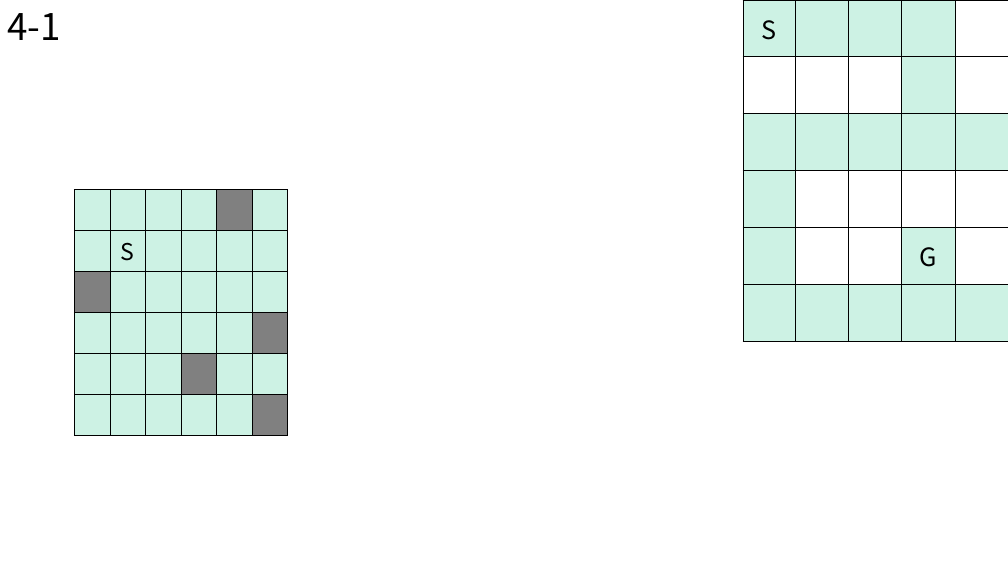
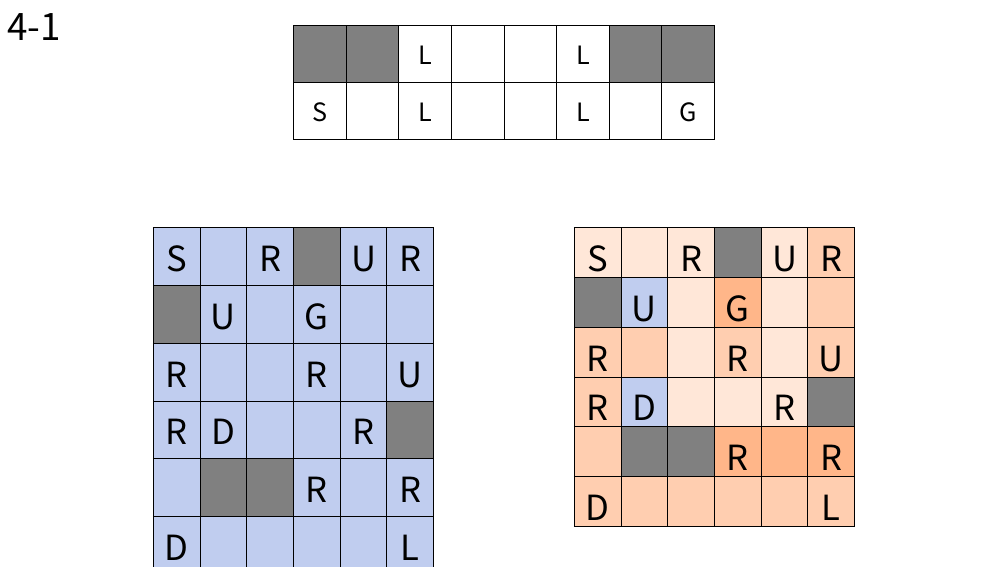
Before and after one commit to BSF0124/Brain-Control, a slide deck: slide 26 of etc/레벨디자인.pptx. Drawn at 1008x567 pixels with LibreOffice and Linux fonts; fonts in the diff are those of the drawing. Boxes give left, top, right and bottom in pixels: in the first picture for what was removed or moved away, otherwise in the second. Text is boxed around its words. In the diff, an @@ line names an element or a change of style, - is before the commit and + after.

```diff
--- a/etc/레벨디자인.pptx
+++ b/etc/레벨디자인.pptx
@@ table added at box(293, 26, 717, 284), 2 rows, 8 columns @@
+ |  | L |  |  | L |  | 
+S |  | L |  |  | L |  | G
@@ table removed at box(743, 0, 1008, 341), 6 rows, 5 columns @@
-S |  |  |  | 
- |  |  |  | 
- |  |  |  | 
- |  |  |  | 
- |  |  | G | 
- |  |  |  | 
@@ table at box(154, 228, 435, 564) @@
-row 1:  |  |  |  |  | 
+row 1: S |  | R |  | U | R
-row 2, column 2: S
+row 2, column 2: U
-row 2, column 4: 
+row 2, column 4: G
-row 3:  |  |  |  |  | 
+row 3: R |  |  | R |  | U
-row 4:  |  |  |  |  | 
+row 4: R | D |  |  | R | 
-row 5, column 4: 
+row 5, column 4: R
-row 5, column 6: 
+row 5, column 6: R
-row 6, column 1: 
+row 6, column 1: D
-row 6, column 6: 
+row 6, column 6: L
@@ fill #CDF2E4 to #C0CDEF in 27 cells @@
@@ fill #CDF2E4 to #808080 in 4 cells @@
@@ fill #808080 to #C0CDEF in 4 cells @@
@@ table: place and size @@
-table at box(74, 190, 287, 417)
+table at box(154, 228, 435, 564)
@@ table added at box(575, 228, 856, 533), 6 rows, 6 columns @@
+S |  | R |  | U | R
+ | U |  | G |  | 
+R |  |  | R |  | U
+R | D |  |  | R | 
+ |  |  | R |  | R
+D |  |  |  |  | L
```
Also in this commit, not shown: 3 other slides changed, 6 slides added, 1 slide removed.
